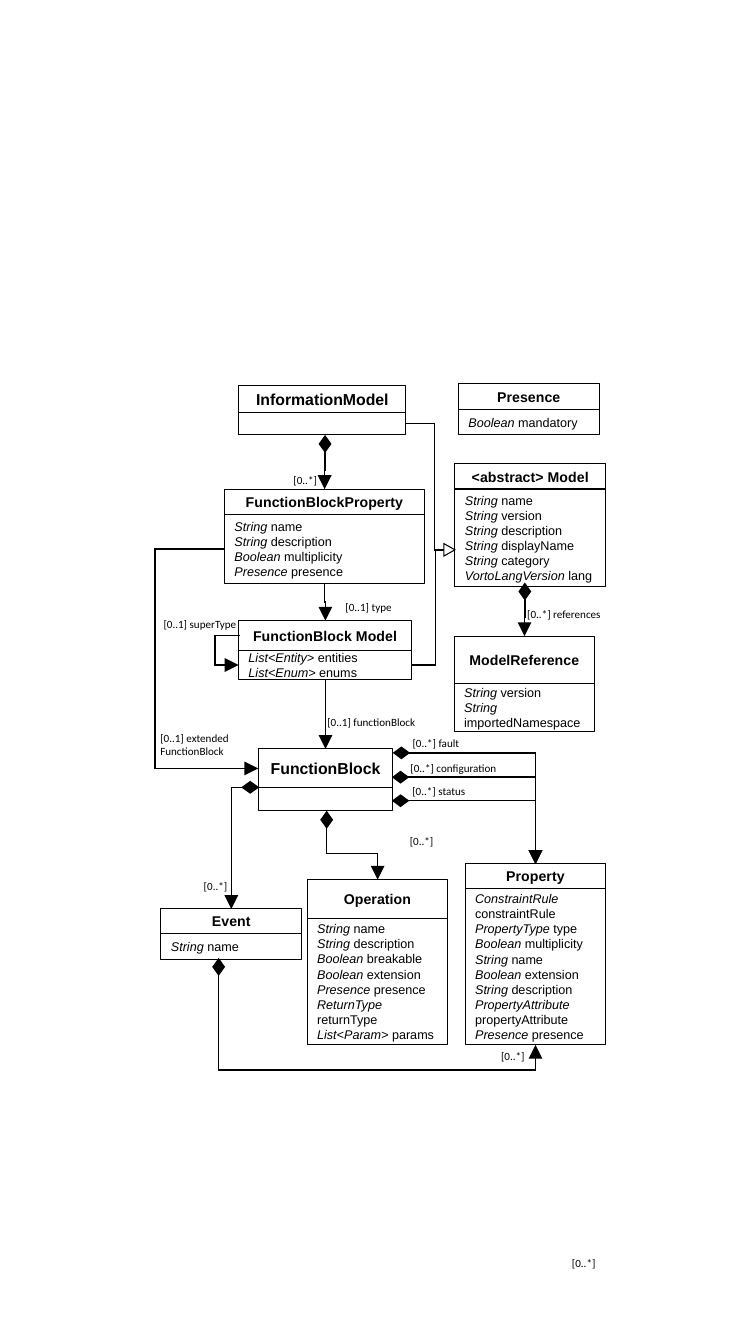
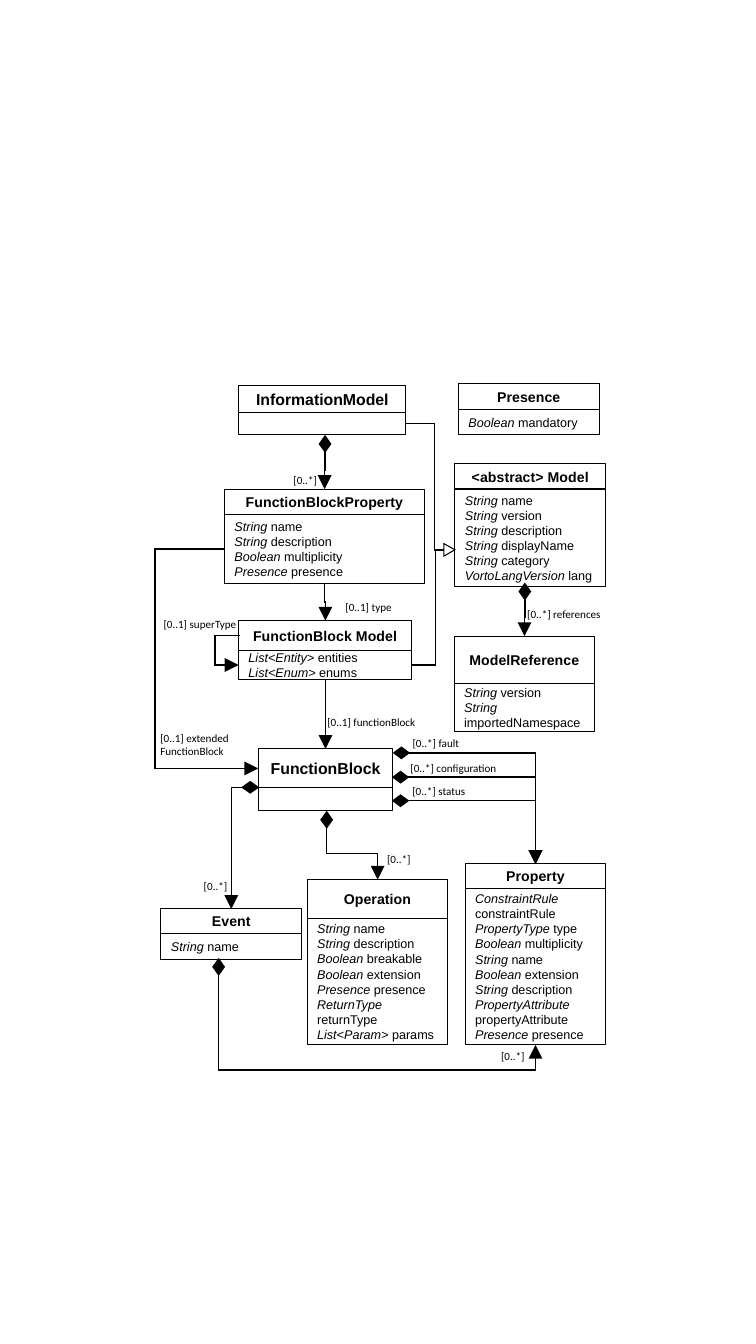
Before and after one commit to derlehner/dt_language_comparison, a slide deck: slide 2 of Figures_Hochformat.pptx. Drawn at 756x1344 pixels with LibreOffice and Linux fonts; fonts in the diff are those of the drawing. Boxes give left, top, right and bottom in pixels: in the first picture for what was removed or moved away, otherwise in the second. Text is boxed around its words. In the diff, an @@ line names an element or a change of style, - is before the commit and + after.

```diff
--- a/Figures_Hochformat.pptx
+++ b/Figures_Hochformat.pptx
@@ text "[0..*]": place and size @@
-text "[0..*]" at <box>410,837,434,847</box>
+text "[0..*]" at <box>387,855,411,865</box>
@@ text removed at <box>572,1259,596,1269</box> @@
-[0..*]
```
Also in this commit, not shown: 1 other file.
